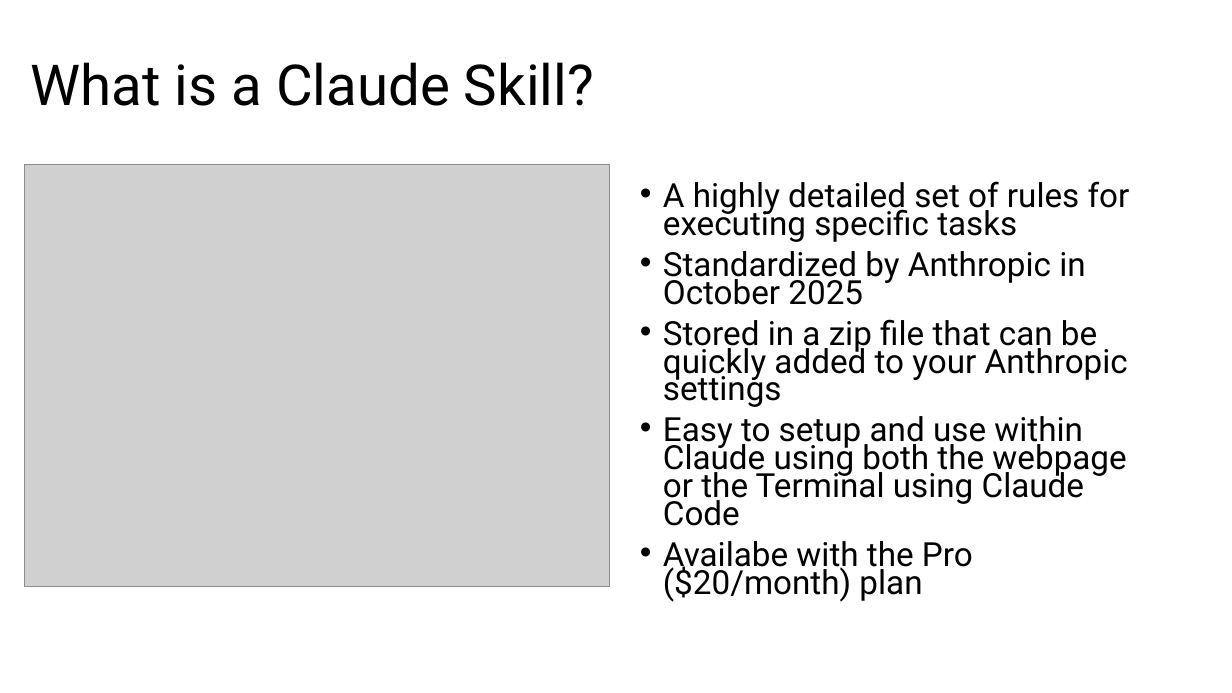
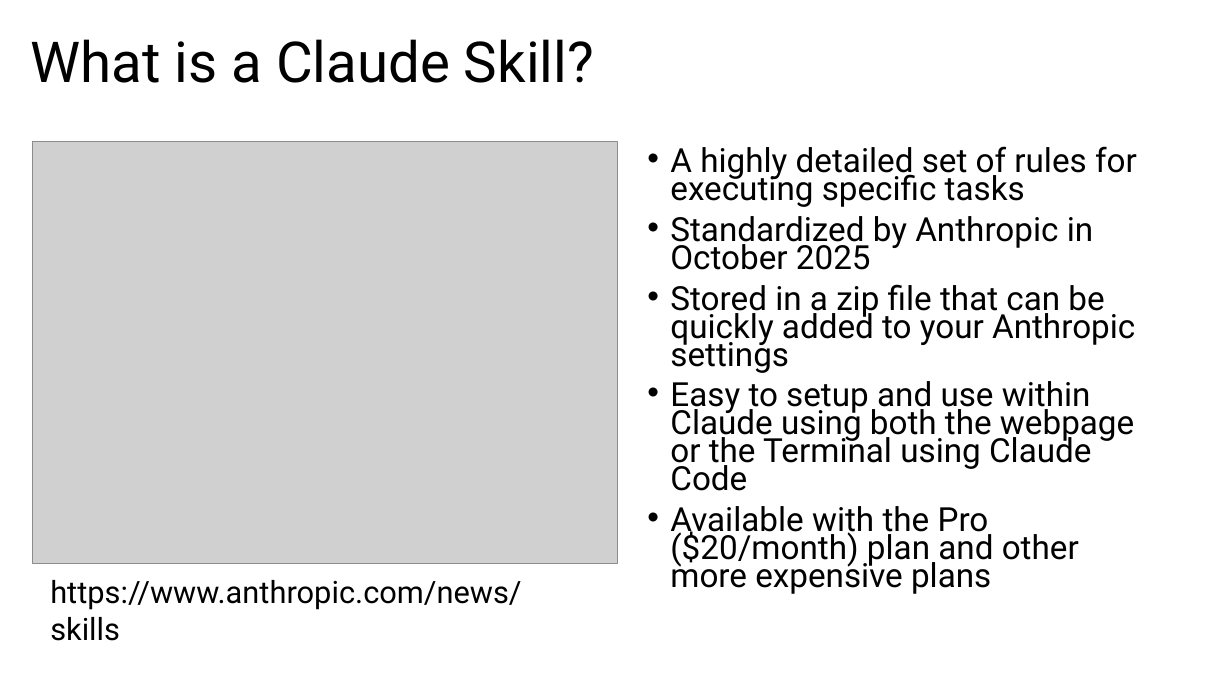
Before and after one commit to dmccreary/microsims, a slide deck: slide 3 of slides/Using-Claude-Skill-to-Generate-MicroSims.pptx (slide 2 before the commit). Drawn at 1232x693 pixels with LibreOffice and Linux fonts; fonts in the diff are those of the drawing; grey boxes stand for pictures. Boxes give left, top, right and bottom in pixels: in the first picture for what was removed or moved away, otherwise in the second. Text is boxed around its words. In the diff, an @@ line names an element or a change of style, - is before the commit and + after.

```diff
--- a/slides/Using-Claude-Skill-to-Generate-MicroSims.pptx
+++ b/slides/Using-Claude-Skill-to-Generate-MicroSims.pptx
@@ title "What is a Claude Skill?" moved from (x1=30, y1=62, x2=594, y2=106) to (x1=30, y1=39, x2=594, y2=83) @@
@@ picture moved from (x1=25, y1=165, x2=610, y2=587) to (x1=32, y1=141, x2=617, y2=564) @@
@@ text "A highly detailed set of ..." moved from (x1=663, y1=181, x2=1130, y2=602) to (x1=670, y1=146, x2=1137, y2=594) @@
@@ text at (x1=670, y1=506, x2=1079, y2=594): text changed @@
-• Availabe with the Pro ($20/month) plan
+• Available with the Pro ($20/month) plan and other more expensive plans
@@ text added at (x1=50, y1=580, x2=521, y2=641), 24 pt, text #000000 @@
+https://www.anthropic.com/news/skills
```
Also in this commit, not shown: 4 other slides changed, 33 slides added, 1 slide removed, 2 other files.
